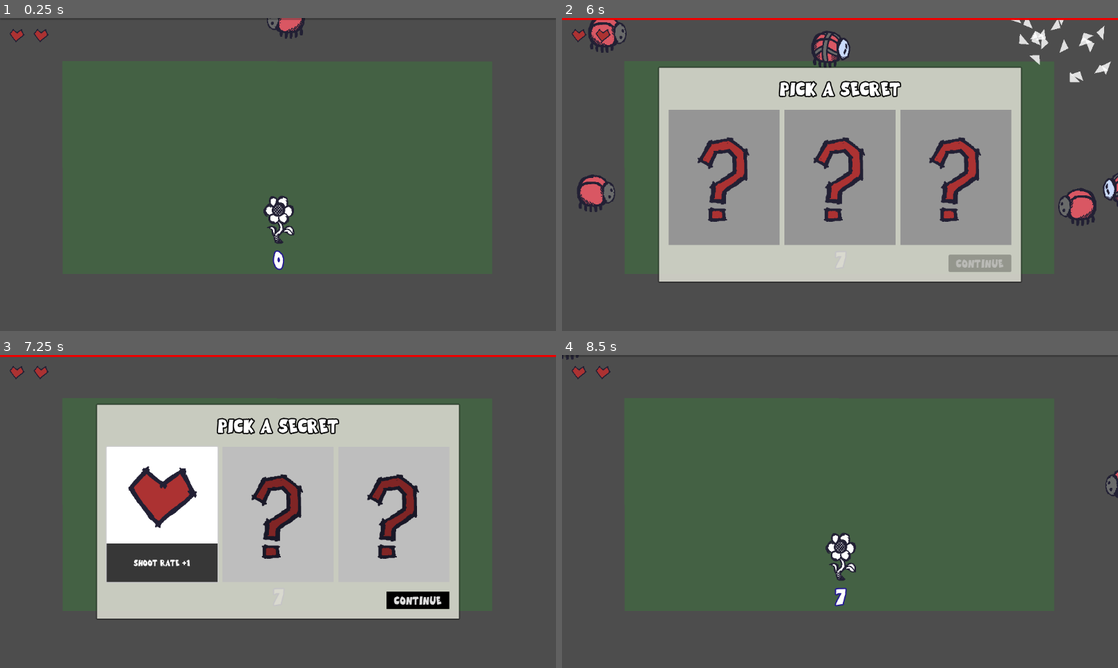
Above: before the commit, frames 1-4 (two rows, left to right).
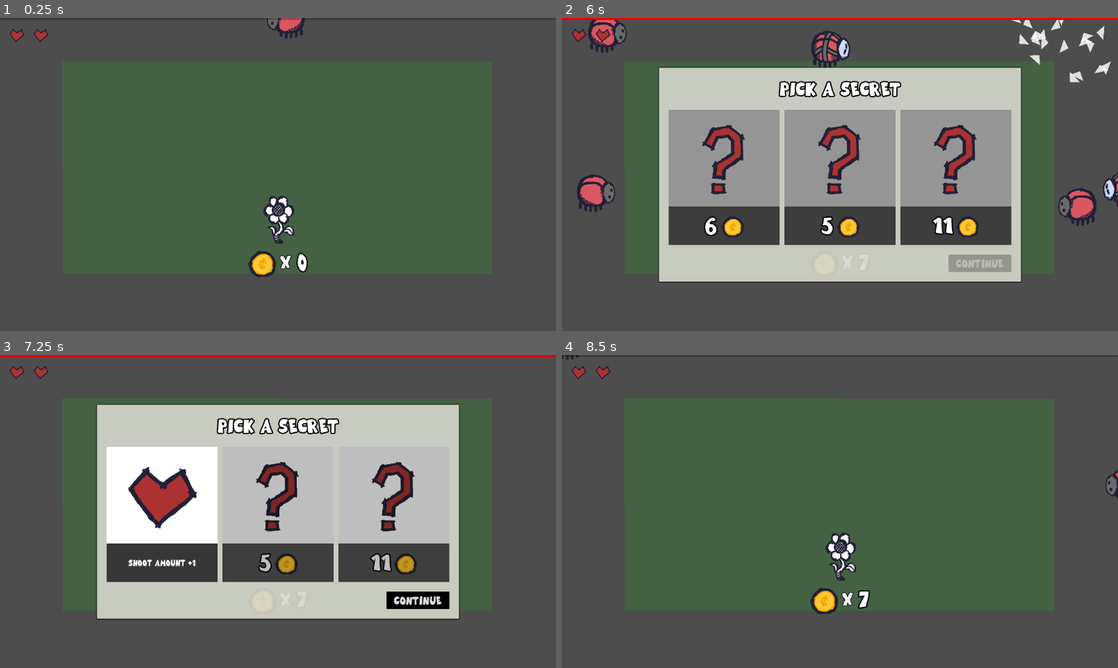
Above: after the commit, the same moments.

Repository: sh1ft15/secret
Game: Godot game, scene res://scenes/main.tscn
Two runs of this game, one before a commit and one after it. Both use one fixed random seed, a clock stepped at 60 frames per second and the inputs below. The engine's default icon, where the game draws it, is replaced by a stand-in: a white triangle on a blue panel in a dark square.
Inputs (mouse positions are in pixels of both pictures, inside the frame that each line leads up to):
- Up to frame 1 (0.25 s): no input
- Up to frame 2 (6 s): move the mouse to (840, 161) at 0.52 s; press the mouse at (840, 161) at 0.53 s; move the mouse to (851, 39) at 1.27 s; release the mouse at (851, 39) at 1.28 s; click (851, 39) at 1.35 s; move the mouse to (567, 183) at 2.02 s; press the mouse at (567, 183) at 2.03 s; move the mouse to (812, 237) at 2.77 s; release the mouse at (812, 237) at 2.78 s; click (812, 237) at 2.85 s; move the mouse to (1006, 221) at 3.52 s; press the mouse at (1006, 221) at 3.53 s; move the mouse to (1106, 199) at 4.27 s; release the mouse at (1106, 199) at 4.28 s; click (1106, 199) at 4.35 s; move the mouse to (645, 27) at 5.02 s; press the mouse at (645, 27) at 5.03 s; move the mouse to (1034, 30) at 5.77 s; release the mouse at (1034, 30) at 5.78 s; click (1034, 30) at 5.85 s
- Up to frame 3 (7.25 s): click (161, 514) at 6.5 s
- Up to frame 4 (8.5 s): click "CONTINUE" at 7.25 s; move the mouse to (962, 495) at 8.02 s; press the mouse at (962, 495) at 8.03 s

The runs differ from the first frame. In frame 1, 0.6% of the frame differs, in the area x 44-56%, y 74-83%; in frame 2, 11%, in the area x 19-81%, y 34-73%; in frame 3, 7.8%; in frame 4, 0.6%.

Commit message:
Update upgrade system

Diff:
--- a/scenes/card_button.tscn
+++ b/scenes/card_button.tscn
@@ -1,8 +1,9 @@
-[gd_scene load_steps=9 format=3 uid="uid://bo16ww4glu5vx"]
+[gd_scene load_steps=11 format=3 uid="uid://bo16ww4glu5vx"]
 
 [ext_resource type="Script" path="res://scripts/card_button.gd" id="1_p681k"]
 [ext_resource type="FontFile" uid="uid://0jrk3kh3t8wc" path="res://fonts/RuthlessSketch-q2xD6.ttf" id="2_5yr25"]
 [ext_resource type="Texture2D" uid="uid://s8urmiddk3ao" path="res://sprites/secret_test.png" id="2_has6l"]
+[ext_resource type="Texture2D" uid="uid://d1ogitxxn23gw" path="res://sprites/coin.png" id="4_0rjdd"]
 
 [sub_resource type="StyleBoxFlat" id="StyleBoxFlat_0qycs"]
 bg_color = Color(1, 1, 1, 1)
@@ -20,8 +21,18 @@
 font = ExtResource("2_5yr25")
 font_size = 18
 
+[sub_resource type="LabelSettings" id="LabelSettings_bb6yc"]
+font = ExtResource("2_5yr25")
+font_size = 50
+outline_size = 10
+outline_color = Color(0, 0, 0, 1)
+
 [node name="CardButton" type="Button"]
 custom_minimum_size = Vector2(230, 280)
+offset_left = -1.0
+offset_top = -3.0
+offset_right = 229.0
+offset_bottom = 277.0
 theme_override_styles/disabled = SubResource("StyleBoxFlat_0qycs")
 theme_override_styles/hover = SubResource("StyleBoxFlat_8vwgg")
 theme_override_styles/pressed = SubResource("StyleBoxFlat_0nxit")
@@ -29,27 +40,29 @@
 icon_alignment = 1
 script = ExtResource("1_p681k")
 
-[node name="HBoxContainer" type="VBoxContainer" parent="."]
+[node name="HBox" type="VBoxContainer" parent="."]
 layout_mode = 1
 anchors_preset = 15
 anchor_right = 1.0
 anchor_bottom = 1.0
 grow_horizontal = 2
 grow_vertical = 2
+theme_override_constants/separation = 1
 
-[node name="TextureRect" type="TextureRect" parent="HBoxContainer"]
+[node name="TextureRect" type="TextureRect" parent="HBox"]
 layout_mode = 2
 size_flags_vertical = 3
 texture = ExtResource("2_has6l")
 expand_mode = 1
 stretch_mode = 6
 
-[node name="ColorRect" type="ColorRect" parent="HBoxContainer"]
+[node name="Desc" type="ColorRect" parent="HBox"]
+visible = false
 custom_minimum_size = Vector2(0, 80)
 layout_mode = 2
 color = Color(0, 0, 0, 0.784314)
 
-[node name="Label" type="Label" parent="HBoxContainer/ColorRect"]
+[node name="Label" type="Label" parent="HBox/Desc"]
 layout_mode = 1
 anchors_preset = 14
 anchor_top = 0.5
@@ -67,4 +80,41 @@
 vertical_alignment = 1
 autowrap_mode = 2
 
+[node name="Cost" type="ColorRect" parent="HBox"]
+custom_minimum_size = Vector2(0, 80)
+layout_mode = 2
+color = Color(0.144063, 0.144063, 0.144063, 0.784314)
+
+[node name="HBox" type="HBoxContainer" parent="HBox/Cost"]
+layout_mode = 1
+anchors_preset = 8
+anchor_left = 0.5
+anchor_top = 0.5
+anchor_right = 0.5
+anchor_bottom = 0.5
+offset_left = -42.0
+offset_top = -40.0
+offset_right = 42.0
+offset_bottom = 40.0
+grow_horizontal = 2
+grow_vertical = 2
+
+[node name="Label" type="Label" parent="HBox/Cost/HBox"]
+z_index = 1
+custom_minimum_size = Vector2(30, 80)
+layout_mode = 2
+size_flags_vertical = 1
+text = "0
+"
+label_settings = SubResource("LabelSettings_bb6yc")
+horizontal_alignment = 1
+vertical_alignment = 1
+
+[node name="TextureRect" type="TextureRect" parent="HBox/Cost/HBox"]
+custom_minimum_size = Vector2(50, 80)
+layout_mode = 2
+texture = ExtResource("4_0rjdd")
+expand_mode = 4
+stretch_mode = 6
+
 [connection signal="pressed" from="." to="." method="_on_pressed"]
--- a/scenes/player.tscn
+++ b/scenes/player.tscn
@@ -1,8 +1,9 @@
-[gd_scene load_steps=8 format=3 uid="uid://dpdy6hqdxypsq"]
+[gd_scene load_steps=11 format=3 uid="uid://dpdy6hqdxypsq"]
 
 [ext_resource type="Script" path="res://scripts/player.gd" id="1_vsn0w"]
 [ext_resource type="Texture2D" uid="uid://0kwfh7wtuu34" path="res://sprites/base.png" id="2_kbwdy"]
-[ext_resource type="LabelSettings" uid="uid://bxd4vxtolk6r0" path="res://sprites/char_num_top.tres" id="3_6npt1"]
+[ext_resource type="Texture2D" uid="uid://d1ogitxxn23gw" path="res://sprites/coin.png" id="3_jpbpp"]
+[ext_resource type="FontFile" uid="uid://0jrk3kh3t8wc" path="res://fonts/RuthlessSketch-q2xD6.ttf" id="4_l6lbb"]
 
 [sub_resource type="CircleShape2D" id="CircleShape2D_5vtr2"]
 radius = 50.0
@@ -44,6 +45,18 @@
 "idle": SubResource("Animation_y3fjo")
 }
 
+[sub_resource type="LabelSettings" id="LabelSettings_mu77u"]
+font = ExtResource("4_l6lbb")
+font_size = 40
+outline_size = 5
+outline_color = Color(0, 0, 0, 1)
+
+[sub_resource type="LabelSettings" id="LabelSettings_oxfy3"]
+font = ExtResource("4_l6lbb")
+font_size = 50
+outline_size = 10
+outline_color = Color(0, 0, 0, 1)
+
 [node name="Player" type="Area2D" groups=["player"]]
 script = ExtResource("1_vsn0w")
 
@@ -58,16 +71,6 @@
 scale = Vector2(0.35, 0.35)
 texture = ExtResource("2_kbwdy")
 
-[node name="Label" type="Label" parent="."]
-z_index = 1
-offset_left = -27.0
-offset_top = 56.0
-offset_right = 28.0
-offset_bottom = 114.0
-text = "0"
-label_settings = ExtResource("3_6npt1")
-horizontal_alignment = 1
-
 [node name="AnimationPlayer" type="AnimationPlayer" parent="."]
 libraries = {
 "": SubResource("AnimationLibrary_bmf36")
@@ -77,5 +80,46 @@
 wait_time = 3.0
 autostart = true
 
+[node name="Coins" type="HBoxContainer" parent="."]
+anchors_preset = 8
+anchor_left = 0.5
+anchor_top = 0.5
+anchor_right = 0.5
+anchor_bottom = 0.5
+offset_left = -64.0
+offset_top = 40.0
+offset_right = 64.0
+offset_bottom = 140.0
+grow_horizontal = 2
+grow_vertical = 2
+
+[node name="TextureRect" type="TextureRect" parent="Coins"]
+custom_minimum_size = Vector2(60, 100)
+layout_mode = 2
+texture = ExtResource("3_jpbpp")
+expand_mode = 4
+stretch_mode = 6
+
+[node name="X" type="Label" parent="Coins"]
+z_index = 1
+custom_minimum_size = Vector2(30, 50)
+layout_mode = 2
+size_flags_vertical = 1
+text = "X"
+label_settings = SubResource("LabelSettings_mu77u")
+horizontal_alignment = 1
+vertical_alignment = 1
+
+[node name="Label" type="Label" parent="Coins"]
+z_index = 1
+custom_minimum_size = Vector2(30, 0)
+layout_mode = 2
+size_flags_vertical = 1
+text = "0
+"
+label_settings = SubResource("LabelSettings_oxfy3")
+horizontal_alignment = 1
+vertical_alignment = 1
+
 [connection signal="body_entered" from="." to="." method="_on_body_entered"]
 [connection signal="timeout" from="BulletTimer" to="." method="_on_bullet_timer_timeout"]
--- a/scripts/card_button.gd
+++ b/scripts/card_button.gd
@@ -1,15 +1,32 @@
 extends Button
 
-@onready var sprite = $HBoxContainer/TextureRect
-@onready var desc = $HBoxContainer/ColorRect/Label
+@onready var sprite = $HBox/TextureRect
+@onready var desc_rect = $HBox/Desc
+@onready var desc_label = $HBox/Desc/Label
+@onready var cost_rect = $HBox/Cost
+@onready var cost_label = $HBox/Cost/HBox/Label
+@onready var default_icon = load("res://sprites/secret_test.png")
+
+var cur_cost = 0
 
 signal card_button_pressed(button)
 
-func update(p_sprite, p_desc, p_color = null):
+func init(upgrade):
+	modulate = Color.WHITE
+	disabled = false
+
+	sprite.texture = default_icon
+	desc_rect.visible = false
+	cost_rect.visible = true
+
+	cur_cost = randi_range(upgrade.cost_min, upgrade.cost_max)
+	cost_label.text = str(cur_cost)
+
+func update(p_sprite, p_desc):
 	sprite.texture = p_sprite
-	desc.get_parent().visible = p_desc != ''
-	desc.text = p_desc
-	desc.modulate = p_color if p_color != null else Color.WHITE
+	cost_rect.visible = false
+	desc_rect.visible = true
+	desc_label.text = p_desc
 
 func _on_pressed() -> void:
 	emit_signal('card_button_pressed', self)
--- a/scripts/main.gd
+++ b/scripts/main.gd
@@ -101,7 +101,6 @@
 
 	match secret.slug:
 		'increase_health': player.updateHealth(1)
-		'increase_max_point': player.updateMaxPoint(1)
 		'increase_shoot_rate': player.updateShootRate(1)
 		'increase_shoot_amount': player.updateShootAmount(1)
 
--- a/scripts/player.gd
+++ b/scripts/player.gd
@@ -1,7 +1,7 @@
 extends Area2D
 
 @onready var bullet_prefab = load("res://scenes/bullet.tscn")
-@onready var label = $Label
+@onready var label = $Coins/Label
 @onready var sprite = $Icon
 @onready var animator = $AnimationPlayer
 @onready var bullet_timer = $BulletTimer
@@ -14,7 +14,6 @@
 var max_health = 6
 var health = 2
 
-var max_num = 10
 var cur_num = 0
 
 var shoot_rate = 1
@@ -25,11 +24,8 @@
 	updateHealth(0)
 
 func setNum(num):
-	if cur_num >= max_num: return
-
-	cur_num = max(min(cur_num + num, max_num), 0)
+	cur_num = cur_num + num
 	label.text = str(cur_num)
-	label.modulate = Color.GREEN if cur_num >= max_num else Color.WHITE
 
 	updateCards()
 
@@ -40,10 +36,6 @@
 
 	for i in heart_container.get_child_count():
 		heart_container.get_child(i).visible = (i + 1) <= health
-
-func updateMaxPoint(num):
-	max_num = max(min(max_num + num, 30), 10)
-	label.modulate = Color.GREEN if cur_num >= max_num else Color.WHITE
 
 func updateShootRate(num):
 	shoot_rate = max(min(shoot_rate + num, 5), 1)
--- a/scripts/upgrade_screen.gd
+++ b/scripts/upgrade_screen.gd
@@ -1,52 +1,14 @@
 extends CenterContainer
-
-const secrets = [
-	{
-		'slug': 'increase_health',
-		'desc': 'Health +1',
-		'repeatable': true,
-		'sprite': preload('res://sprites/heart.png')
-	},
-	{
-		'slug': 'increase_max_point',
-		'desc': 'Max Points +1',
-		'repeatable': true,
-		'sprite': preload('res://sprites/heart.png')
-	},
-	{
-		'slug': 'increase_shoot_rate',
-		'desc': 'Shoot Rate +1',
-		'repeatable': true,
-		'sprite': preload('res://sprites/heart.png')
-	},
-	{
-		'slug': 'increase_shoot_amount',
-		'desc': 'Shoot Amount +1',
-		'repeatable': true,
-		'sprite': preload('res://sprites/heart.png')
-	},
-	{
-		'slug': 'plank',
-		'desc': 'Can place a plank. It does nothing',
-		'repeatable': false,
-		'sprite': preload("res://sprites/plank.png")
-	},
-	{
-		'slug': 'cactus',
-		'desc': 'Can place a cactus. It hurt the bugs',
-		'repeatable': false,
-		'sprite': preload("res://sprites/cactus.png")
-	}
-]
 
 signal continue_pressed(secrets)
 
 @export var placeable_secrets : BoxContainer
+@onready var upgrades_data = preload("res://scripts/upgrades_data.gd")
 @onready var button_container = $PanelContainer/HBoxContainer/GridContainer
-@onready var default_icon = load("res://sprites/secret_test.png")
 @onready var continue_button = $PanelContainer/HBoxContainer/Continue
 
 var acquired_secrets = []
+var cur_secrets = []
 var selected_secret
 var has_reveal = false
 
@@ -62,20 +24,10 @@
 	has_reveal = true
 	continue_button.disabled = false
 
-	var temp_secrets = secrets.duplicate(true)
+	for i in button_container.get_child_count():
+		var button = button_container.get_child(i)
+		var secret = cur_secrets[i]
 
-	# remove un-repeatable buffs
-	for secret in acquired_secrets:
-		if not secret.repeatable:
-			var index = temp_secrets.find(secret)
-
-			if index != -1: temp_secrets.remove_at(index)
-
-	for button in button_container.get_children():
-		var index = randi() % temp_secrets.size()
-		var secret = temp_secrets[index]
-
-		temp_secrets.remove_at(index)
 		button.disabled = true
 
 		if button == selected_button:
@@ -85,8 +37,6 @@
 		else:
 			button.modulate = Color.GRAY
 
-
-
 func reset():
 	has_reveal = false
 	selected_secret = null
@@ -94,12 +44,55 @@
 
 	if button_container == null: return
 
-	for button in button_container.get_children():
-		button.update(default_icon, '')
-		button.modulate = Color.WHITE
-		button.disabled = false
+	cur_secrets = getAvailableSecrets()
+
+	for i in button_container.get_child_count():
+		button_container.get_child(i).init(cur_secrets[i])
+
 
 func getAcquiredSecrets(): return acquired_secrets
+
+func getAvailableSecrets():
+	var temp_secrets = upgrades_data.secrets.duplicate(true)
+	var list = []
+
+	# remove upgrades for support units if not yet unlocked
+	for type in ['plank', 'cactus']:
+		var acquires= acquired_secrets.filter(func(item):
+			return item.slug == type
+		)
+
+		if acquires.size() <= 0:
+			for i in temp_secrets.size() - 1:
+				if temp_secrets[i].slug == 'upgrade_' + type:
+					temp_secrets.remove_at(i)
+
+
+	# remove limited repeatable upgrades
+	for secret in upgrades_data.secrets:
+		if typeof(secret.repeatable) == TYPE_INT:
+			var acquires = acquired_secrets.filter(func(item):
+				return item.slug == secret.slug
+			)
+
+			if acquires.size() >= secret.repeatable:
+				temp_secrets.remove(secret)
+
+	# remove un-repeatable upgrades
+	for secret in acquired_secrets:
+		if typeof(secret.repeatable) == TYPE_BOOL and not secret.repeatable:
+			var index = temp_secrets.find(secret)
+
+			if index != -1: temp_secrets.remove_at(index)
+
+	for button in button_container.get_children():
+		var index = randi() % temp_secrets.size()
+		var secret = temp_secrets[index]
+
+		list.append(secret)
+		temp_secrets.remove_at(index)
+
+	return list
 
 func _on_continue_pressed() -> void:
 	emit_signal('continue_pressed', selected_secret)
--- /dev/null
+++ b/scripts/upgrades_data.gd
@@ -0,0 +1,68 @@
+extends Resource
+
+const secrets = [
+	{
+		'slug': 'increase_health',
+		'desc': 'Health +1',
+		'cost_min': 3,
+		'cost_max': 10,
+		'repeatable': true,
+		'sprite': preload('res://sprites/heart.png')
+	},
+	{
+		'slug': 'increase_coin',
+		'desc': 'Coin +10',
+		'cost_min': 3,
+		'cost_max': 10,
+		'repeatable': true,
+		'sprite': preload('res://sprites/heart.png')
+	},
+	{
+		'slug': 'increase_shoot_rate',
+		'desc': 'Shoot Rate +1',
+		'cost_min': 3,
+		'cost_max': 10,
+		'repeatable': 5,
+		'sprite': preload('res://sprites/heart.png')
+	},
+	{
+		'slug': 'increase_shoot_amount',
+		'desc': 'Shoot Amount +1',
+		'cost_min': 3,
+		'cost_max': 10,
+		'repeatable': 4,
+		'sprite': preload('res://sprites/heart.png')
+	},
+	{
+		'slug': 'upgrade_plank',
+		'desc': 'Increase Plank health by 1',
+		'cost_min': 10,
+		'cost_max': 40,
+		'repeatable': 5,
+		'sprite': preload('res://sprites/plank.png')
+	},
+	{
+		'slug': 'upgrade_cactus',
+		'desc': 'Increase Cactus health by 1',
+		'cost_min': 20,
+		'cost_max': 50,
+		'repeatable': 5,
+		'sprite': preload('res://sprites/cactus.png')
+	},
+	{
+		'slug': 'plank',
+		'desc': 'Can place a plank. It does nothing',
+		'cost_min': 10,
+		'cost_max': 30,
+		'repeatable': false,
+		'sprite': preload("res://sprites/plank.png")
+	},
+	{
+		'slug': 'cactus',
+		'desc': 'Can place a cactus. It hurt the bugs',
+		'cost_min': 10,
+		'cost_max': 50,
+		'repeatable': false,
+		'sprite': preload("res://sprites/cactus.png")
+	}
+]
Binary file added: sprites/coin.png
Not shown, added: sprites/coin.png.import
